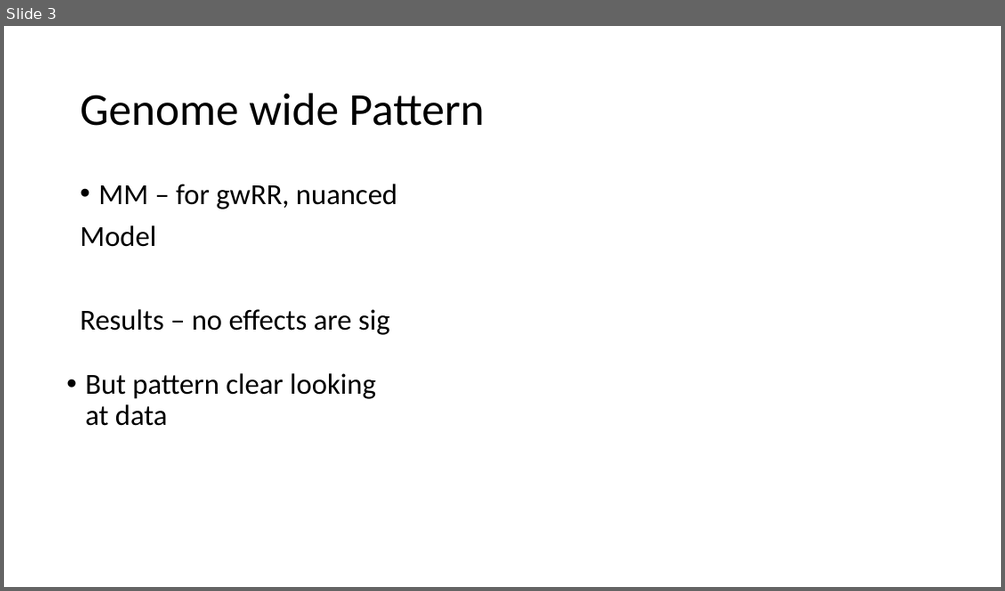
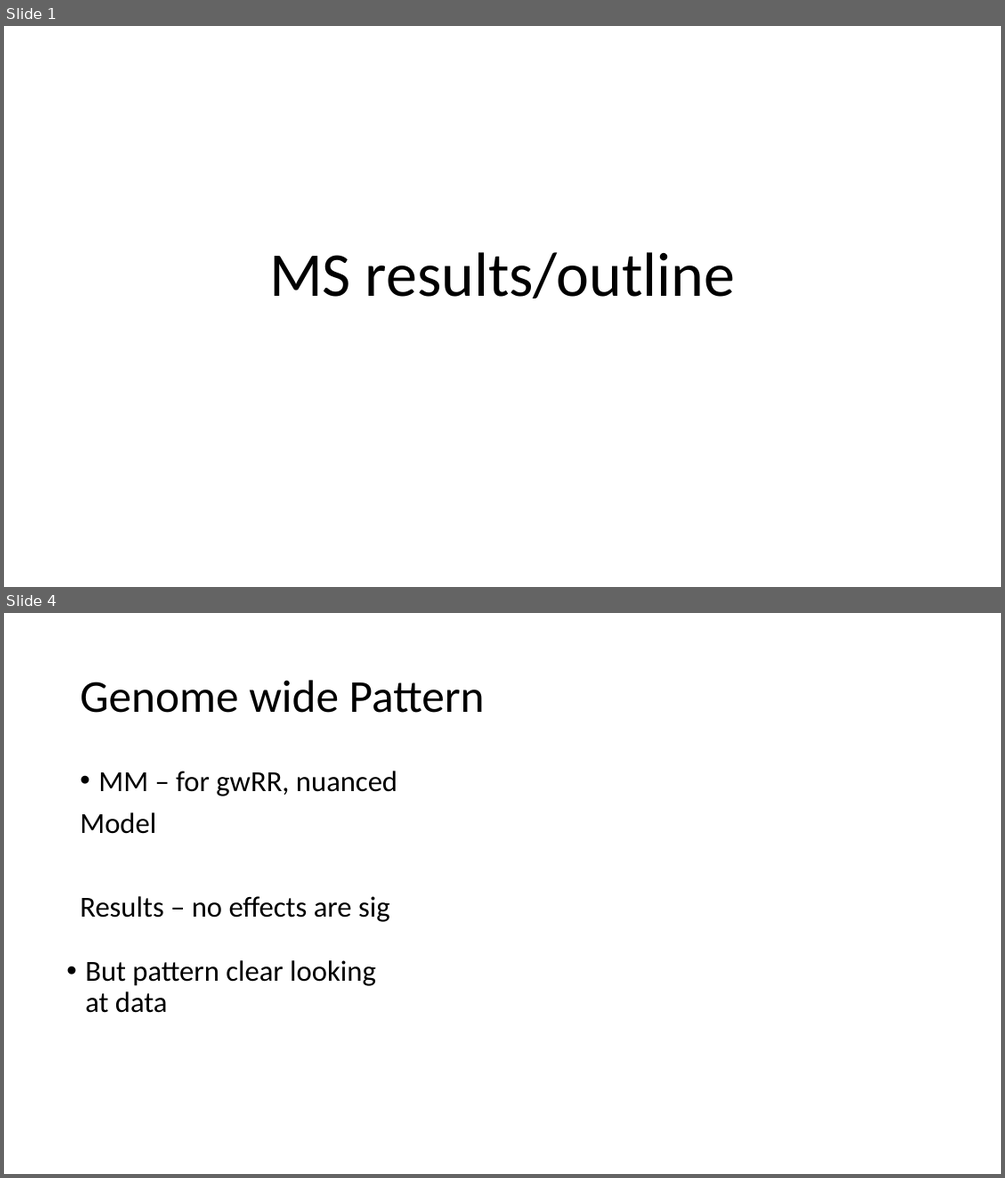
Before and after one commit to petersoapes/MLH1repo, a slide deck: AP_labMeeting_2.12.20.pptx. Shown one above the other, each under a label of ours: slide 3 before the commit, slides 1 and 4 after it; the slides between them are not shown. The pictures are 1005x591 and 1005x1178 pixels, drawn with LibreOffice and Linux fonts; fonts in the diff are those of the drawing. Boxes give left, top, right and bottom in pixels: in the first picture for what was removed or moved away, otherwise in the second. Text is boxed around its words. In the diff, an @@ line names an element or a change of style, - is before the commit and + after.

Commit message:
thoughts and outline for pp

```diff
--- a/AP_labMeeting_2.12.20.pptx
+++ b/AP_labMeeting_2.12.20.pptx
@@ slide 1 added at [4, 26, 1001, 587], background #FFFFFF @@
@@ title added at [269, 252, 736, 298], 60 pt, text #000000 @@
+MS results/outline
@@ what was slide 3 is now slide 4 @@
```
Also in this commit, not shown: 6 slides changed, 4 other slides added, 1 slide removed.
